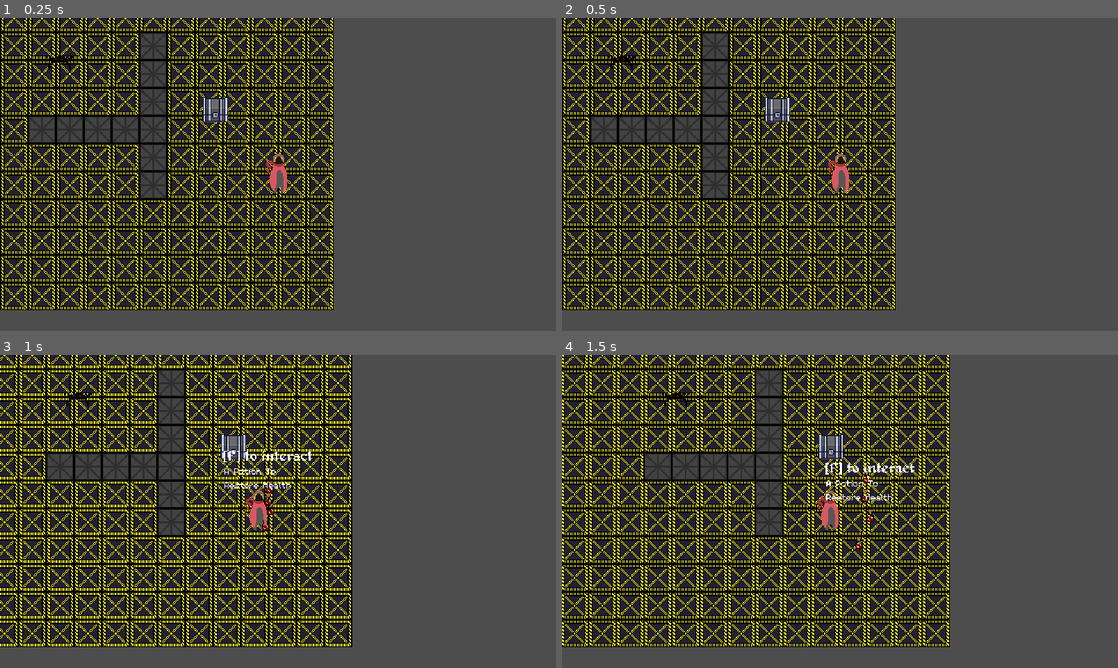
Above: before the commit, frames 1-4 (two rows, left to right).
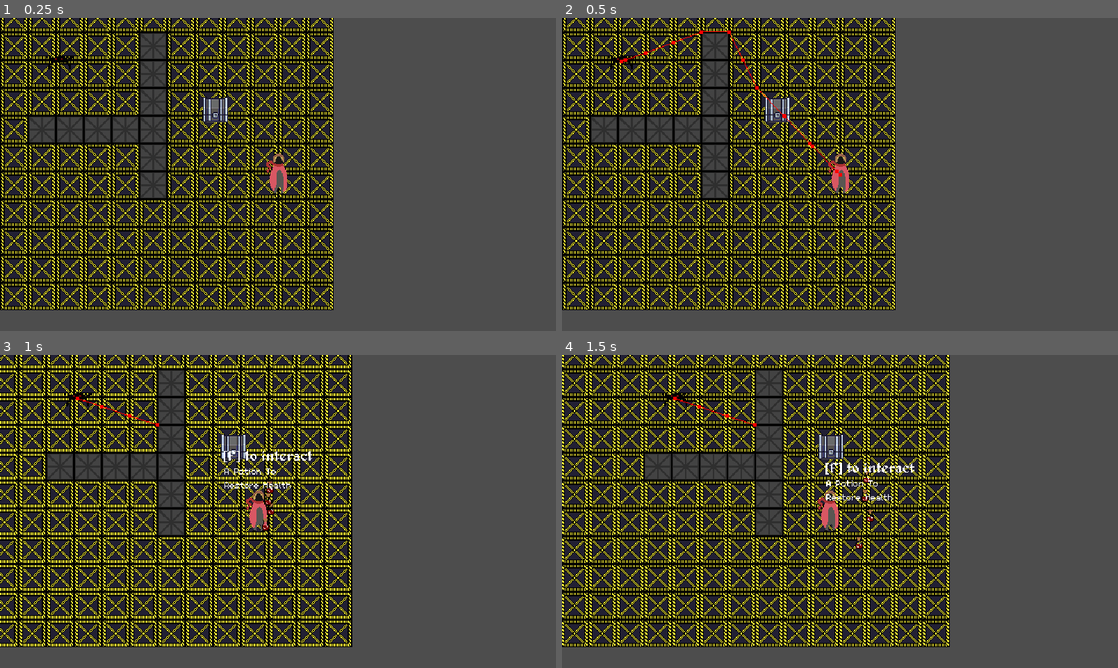
Above: after the commit, the same moments.

Repository: ArmanAmeri/9-Days-To-Live
Game: Godot game, scene res://Scenes/Main/scene_manager.tscn
The game is run twice, just before and just after one commit, with the same random seed, the same clock (stepped at 60 frames per second) and the same inputs.
Inputs:
- Up to frame 1 (0.25 s): no input
- Up to frame 2 (0.5 s): no input
- Up to frame 3 (1 s): hold A (a) from 0.53 s (still down); tap Space (ui_select) at 0.77 s; tap D (d) at 0.8 s
- Up to frame 4 (1.5 s): release A (a) at 1.28 s; tap D (d) at 1.35 s

Frame 1 is identical in both runs. In frame 2, 0.2% of the frame differs, in the area x 10-51%, y 4-51%; in frame 3, less than 0.1%; in frame 4, less than 0.1%.

Commit message:
still working on pathfinding (not finished)

Diff:
--- a/Scripts/Components/pathfinding_component.gd
+++ b/Scripts/Components/pathfinding_component.gd
@@ -5,24 +5,37 @@
 @onready var ray_cast: RayCast2D = $RayCast2D
 @onready var recalculation_timer: Timer = $RecalculationTimer
 
-var player_seen: bool = false
+var player_visible: bool = true
+var last_seen_position: Vector2
 
 signal move_input(direction: Vector2)
 
 func _ready() -> void:
-	nav_agent.path_desired_distance = 4
-	nav_agent.target_desired_distance = 4
+	recalculation_timer.start()
+
 
 func _physics_process(_delta: float) -> void:
+	ray_cast.look_at(player.global_position)
 	if nav_agent.is_navigation_finished():
 		return
+	var direction = to_local(nav_agent.get_next_path_position()).normalized()
+	if ray_cast.is_colliding():
+		if ray_cast.get_collider() is Player or ray_cast.get_collider() is HitboxComponent:
+			player_visible = true
+			last_seen_position = player.global_position
+			move_input.emit(direction)
+		else:
+			player_visible = false
 
-	var direction = to_local(nav_agent.get_next_path_position()).normalized()
-	move_input.emit(direction)
+
 
 func recalculate_path():
-	if player:
+	if player_visible and player:
+		# If the player is visible, set the target position to the player's current position
 		nav_agent.target_position = player.global_position
+	elif not player_visible:
+		# If the player is not visible, navigate to the last seen position
+		nav_agent.target_position = last_seen_position
 
 #Timer for performance
 func _on_recalculation_timer_timeout() -> void:
